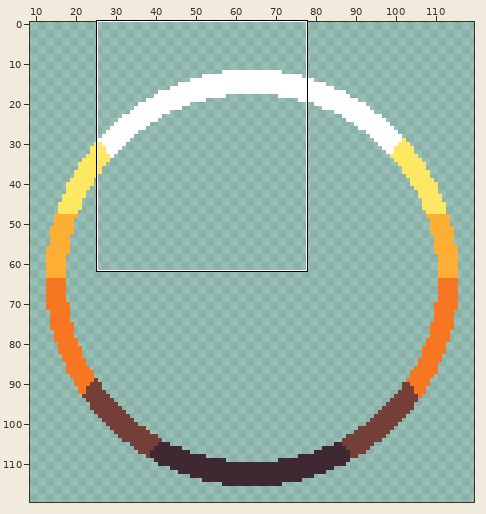
Two states of a pixel-art file, Sprites/HUD/hud_cylinder.ase. Above: a wide view before the commit, with the close-up outlined.
Close-up. Old version:
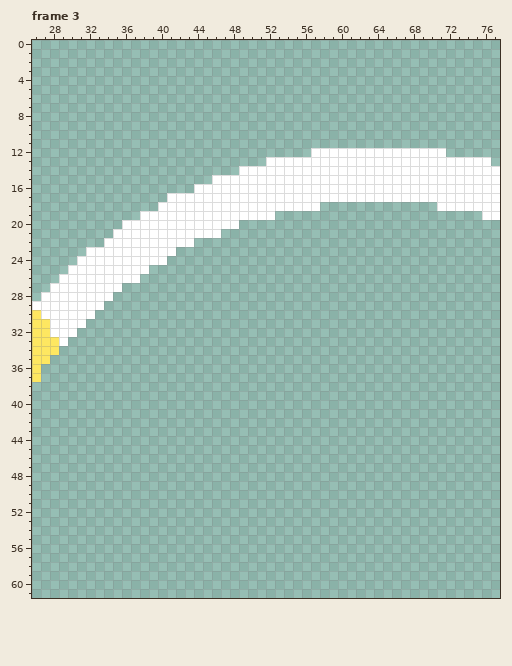
128x128 pixels, 18 frames. Shown: frame 3: x 26..77, y 0..61. The wide view leaves out empty margins. The commit also changed other frames or places, which this record leaves out.
After the commit:
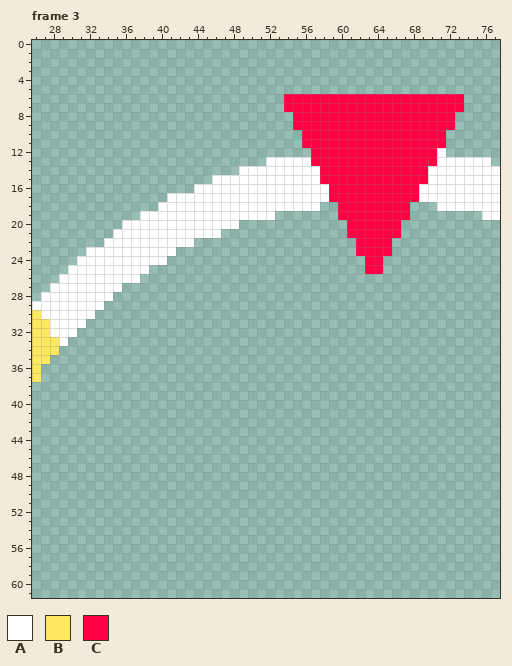
Palette (. is transparent): A #ffffff  B #fee761  C #ff0044
The edit:
{"where": "frame 3, layer \"Layer 3\""}
{"frame":3,"y":6,"x":54,"old":"....................","new":"CCCCCCCCCCCCCCCCCCCC"}
{"frame":3,"y":7,"x":54,"old":"....................","new":"CCCCCCCCCCCCCCCCCCCC"}
{"frame":3,"y":8,"x":55,"old":"..................","new":"CCCCCCCCCCCCCCCCCC"}
{"frame":3,"y":9,"x":55,"old":"..................","new":"CCCCCCCCCCCCCCCCCC"}
{"frame":3,"y":10,"x":56,"old":"................","new":"CCCCCCCCCCCCCCCC"}
{"frame":3,"y":11,"x":56,"old":"................","new":"CCCCCCCCCCCCCCCC"}
{"frame":3,"y":12,"x":57,"old":"AAAAAAAAAAAAAA","new":"CCCCCCCCCCCCCC"}
{"frame":3,"y":13,"x":57,"old":"AAAAAAAAAAAAAA","new":"CCCCCCCCCCCCCC"}
{"frame":3,"y":14,"x":58,"old":"AAAAAAAAAAAA","new":"CCCCCCCCCCCC"}
{"frame":3,"y":15,"x":58,"old":"AAAAAAAAAAAA","new":"CCCCCCCCCCCC"}
{"frame":3,"y":16,"x":59,"old":"AAAAAAAAAA","new":"CCCCCCCCCC"}
{"frame":3,"y":17,"x":59,"old":"AAAAAAAAAA","new":"CCCCCCCCCC"}
{"frame":3,"y":18,"x":60,"old":"........","new":"CCCCCCCC"}
{"frame":3,"y":19,"x":60,"old":"........","new":"CCCCCCCC"}
{"frame":3,"y":20,"x":61,"old":"......","new":"CCCCCC"}
{"frame":3,"y":21,"x":61,"old":"......","new":"CCCCCC"}
{"frame":3,"y":22,"x":62,"old":"....","new":"CCCC"}
{"frame":3,"y":23,"x":62,"old":"....","new":"CCCC"}
{"frame":3,"y":24,"x":63,"old":"..","new":"CC"}
{"frame":3,"y":25,"x":63,"old":"..","new":"CC"}
{"label":"changed","picture_box":[284,94,464,274]}
